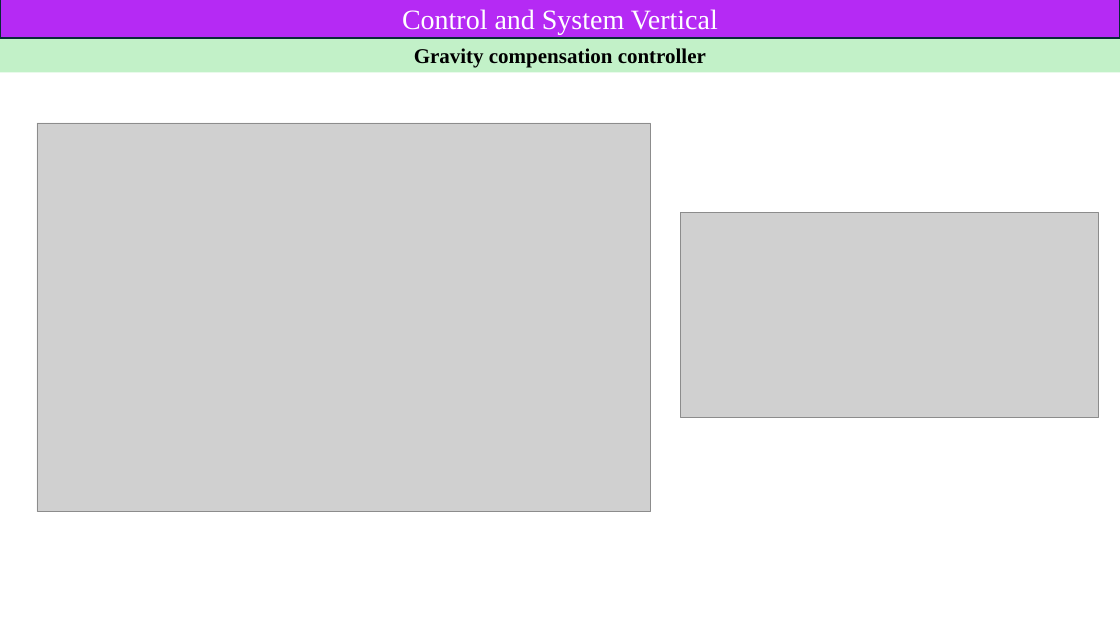
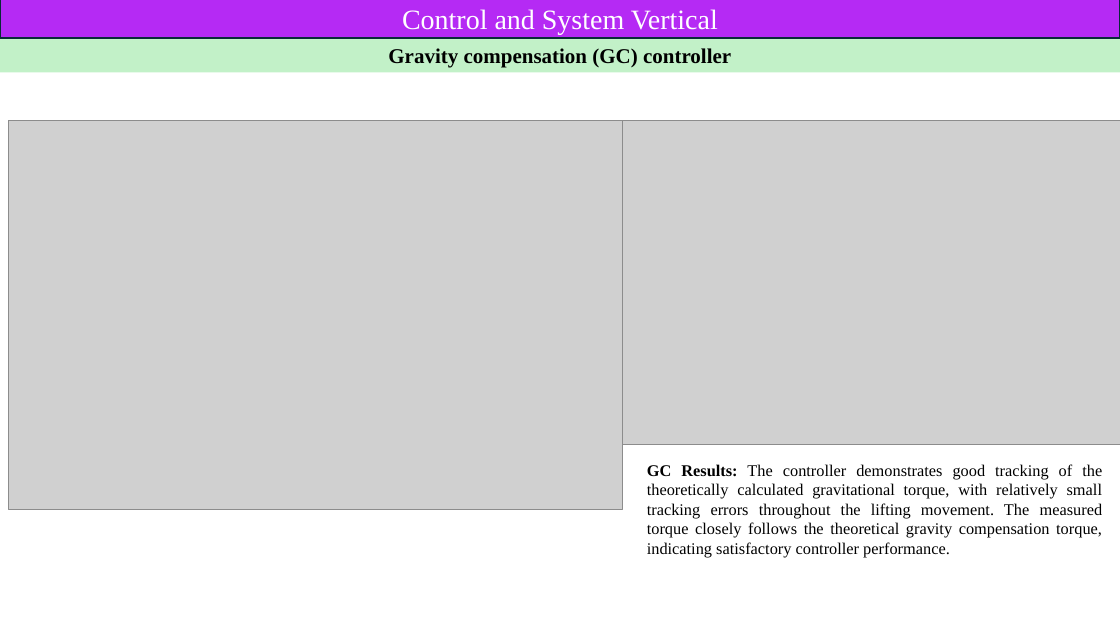
Before and after one commit to Govind2002/Upperlimb_Exosuit_sim, a slide deck: slide 18 of TEC_control.pptx. Drawn at 1120x630 pixels with LibreOffice and Linux fonts; fonts in the diff are those of the drawing; grey boxes stand for pictures. Boxes give left, top, right and bottom in pixels: in the first picture for what was removed or moved away, otherwise in the second. Text is boxed around its words. In the diff, an @@ line names an element or a change of style, - is before the commit and + after.

```diff
--- a/TEC_control.pptx
+++ b/TEC_control.pptx
@@ text in rectangle at [388, 48, 731, 68]: text changed @@
-Gravity compensation controller
+Gravity compensation (GC) controller
@@ picture: place and size @@
-picture at [37, 123, 650, 512]
+picture at [8, 121, 622, 510]
@@ picture: place and size @@
-picture at [681, 213, 1099, 418]
+picture at [623, 121, 1120, 444]
@@ text added at [647, 464, 1103, 558], 14 pt, text #000000 @@
+GC Results: The controller demonstrates good tracking of the theoretically calculated gravitational torque, with relatively small tracking errors throughout the lifting movement. The measured torque closely follows the theoretical gravity compensation torque, indicating satisfactory controller performance.
```
Also in this commit, not shown: 1 other slide changed, 1 other file.
